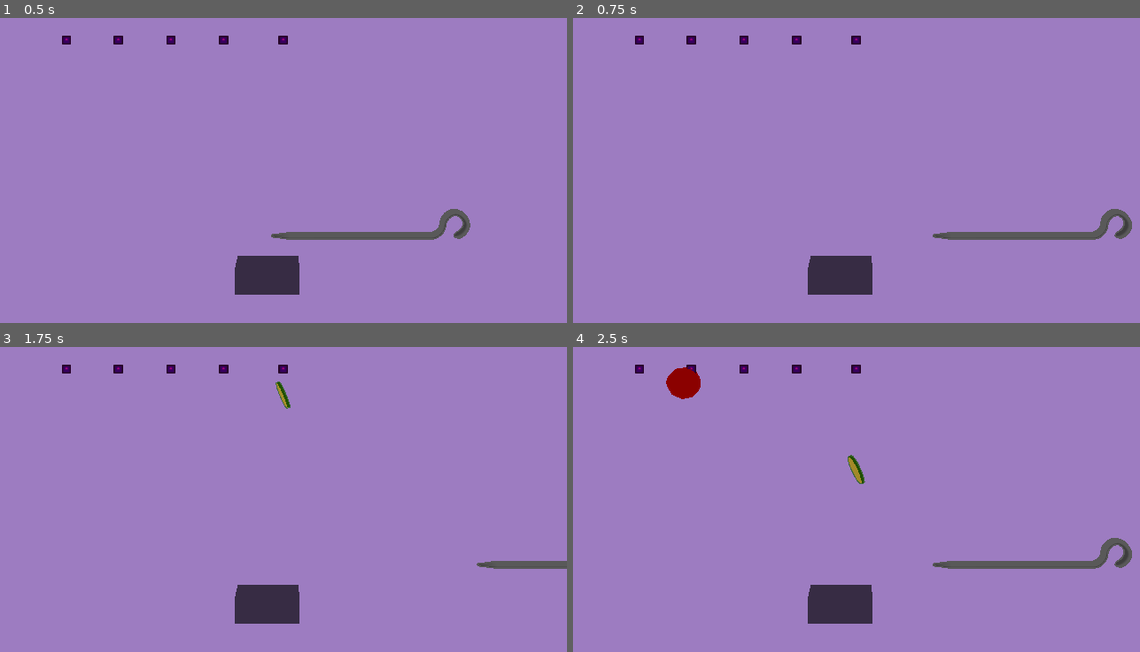
Above: before the commit, frames 1-4 (two rows, left to right).
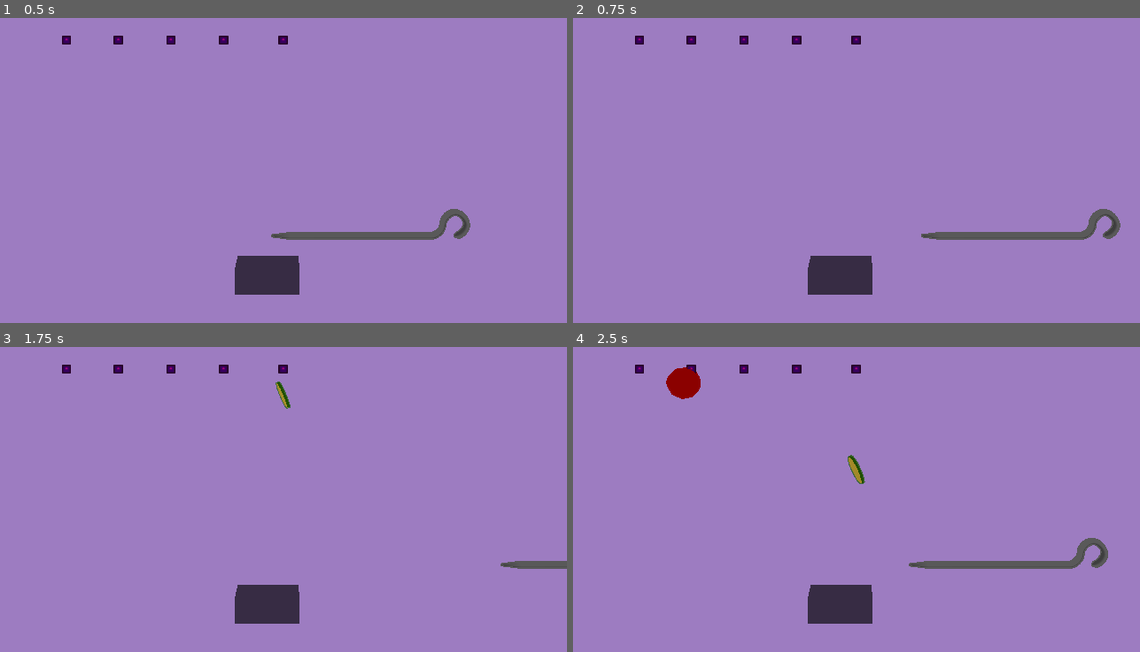
Above: after the commit, the same moments.

Repository: MartinLeGrand/AGES2026GameJam
Game: Godot game, scene res://EskilsTest/EskilsTest3D.tscn
The game is run twice, just before and just after one commit, with the same random seed, the same clock (stepped at 60 frames per second) and the same inputs. This scene is started directly instead of the project's main scene. The engine's default icon, where the game draws it, is replaced by a stand-in: a white triangle on a blue panel in a dark square.
Inputs:
- Up to frame 1 (0.5 s): no input
- Up to frame 2 (0.75 s): tap Enter at 0.5 s; hold Right (ui_right) from 0.53 s (still down)
- Up to frame 3 (1.75 s): tap Space at 1.25 s; release Right (ui_right) at 1.28 s; hold Left (ui_left) from 1.28 s (still down)
- Up to frame 4 (2.5 s): release Left (ui_left) at 2.03 s; hold Right (ui_right) from 2.03 s (still down)

Frame 1 is identical in both runs. In frame 2, 0.6% of the frame differs, in the area x 61-99%, y 62-73%; in frame 3, 0.1%; in frame 4, 0.6%.

Commit message:
General tweaks idk man

Diff:
--- a/Project/GameObjects/Fire/fire.gd
+++ b/Project/GameObjects/Fire/fire.gd
@@ -1,12 +1,9 @@
 class_name Fire extends Area3D
-
 
 
 func _on_body_entered(body: Node3D) -> void:
 	if body is Food:
 		body.over_fire = true
-		print("we in fire now")
-
 
 func _on_body_exited(body: Node3D) -> void:
 	if body is Food:
--- a/Project/GameObjects/Food/food.gd
+++ b/Project/GameObjects/Food/food.gd
@@ -41,8 +41,8 @@
 @export_range(0.0, 1.0) var spin_randomness: float = 1.0 ## Zero means no spin. This is stupid. Should be 1.
 
 
-var falling_collision_mask: int = 7 ## Detect HOOK 1, SPIT 2, FOOD 3,
-var speared_collision_mask: int = 13 ## Detect HOOK, FOOD
+var falling_collision_mask: int = 7 ## Detect TIP 1, SPIT 2, FOOD 3,
+var speared_collision_mask: int = 5 ## Detect TIP, FOOD
 
 var over_fire: bool = false ## Set by fire when food collides with fire area
 var prepared: Prepared = Prepared.RAW ## How the food was cooked
--- a/Project/GameObjects/Spit/Spit.tscn
+++ b/Project/GameObjects/Spit/Spit.tscn
@@ -25,8 +25,11 @@
 
 [node name="Spit" type="CharacterBody3D" unique_id=1700181818]
 collision_layer = 2
-collision_mask = 4
+collision_mask = 0
 script = ExtResource("1_k2vkn")
+max_speed = 80.0
+speed = 2.5
+brake_force = 5.0
 max_move_x = 15.0
 
 [node name="Pivot" type="Node3D" parent="." unique_id=820222577]
--- a/Project/GameObjects/Spit/Tip/Tip.tscn
+++ b/Project/GameObjects/Spit/Tip/Tip.tscn
@@ -1,17 +1,10 @@
 [gd_scene format=3 uid="uid://cxxka62yq5xnt"]
 
 [ext_resource type="Script" uid="uid://caksjeexbwke2" path="res://Project/GameObjects/Spit/Tip/tip.gd" id="1_gtu8r"]
-
-[sub_resource type="BoxShape3D" id="BoxShape3D_wd5ij"]
-size = Vector3(5.69133, 0.2619629, 0.24047852)
 
 [node name="Tip" type="Area3D" unique_id=77485423]
 collision_mask = 4
 script = ExtResource("1_gtu8r")
 
-[node name="CollisionShape3D" type="CollisionShape3D" parent="." unique_id=517994388]
-transform = Transform3D(1, 0, 0, 0, 1, 0, 0, 0, 1, 2.6211777, 0, 0)
-shape = SubResource("BoxShape3D_wd5ij")
-
 [connection signal="body_entered" from="." to="." method="_on_body_entered"]
 [connection signal="body_exited" from="." to="." method="_on_body_exited"]
--- a/Project/Globals/GameManager/game_manager.gd
+++ b/Project/Globals/GameManager/game_manager.gd
@@ -18,8 +18,9 @@
 
 func _process(delta: float) -> void:
 	#print(foods_on_spit)
-	if not foods_on_spit.is_empty():
-		foods_on_spit[0].cooked_score()
+	#if not foods_on_spit.is_empty():
+		#foods_on_spit[0].cooked_score()
+	pass
 
 func spitted_food_count() -> void:
 	return foods_on_spit.size()
